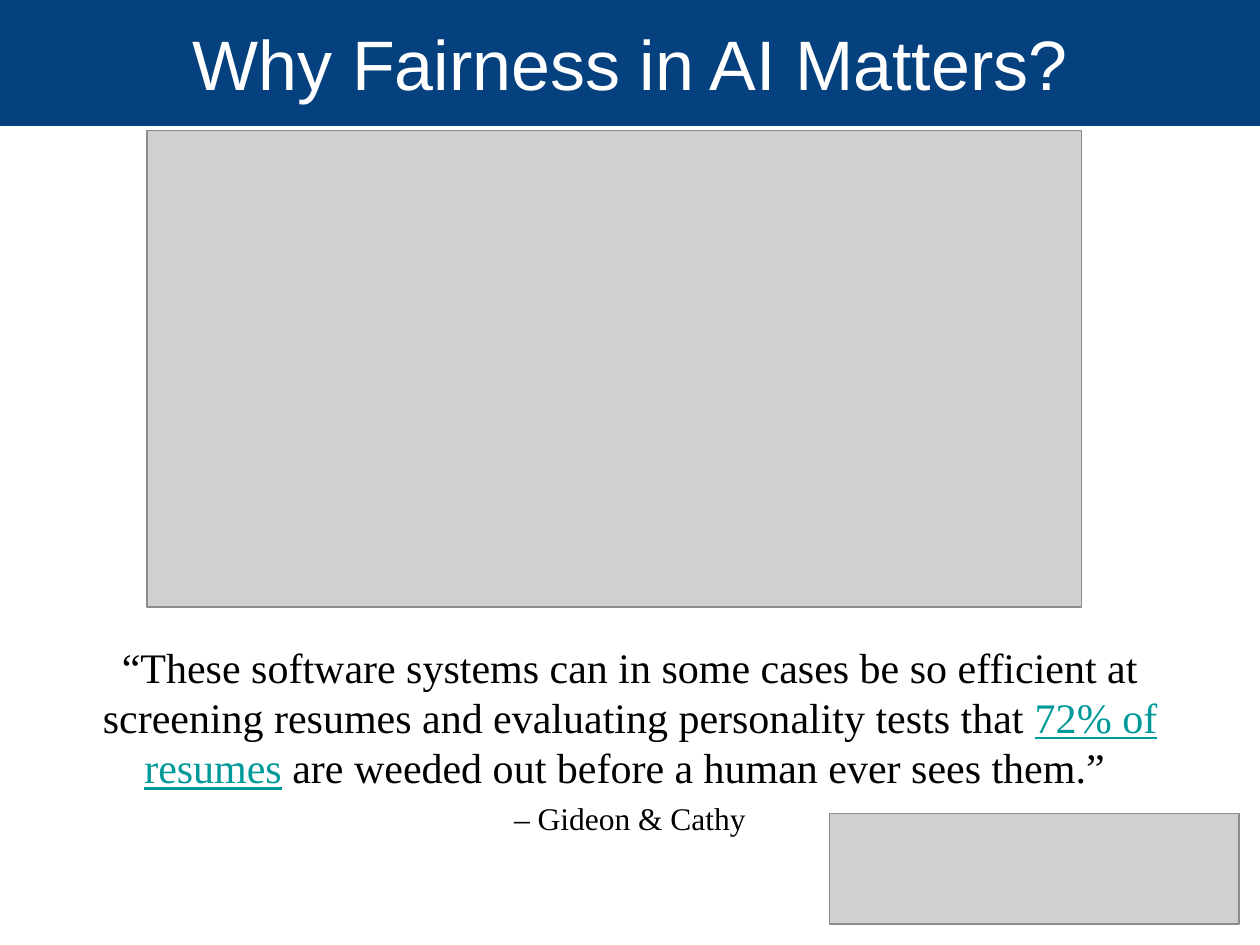
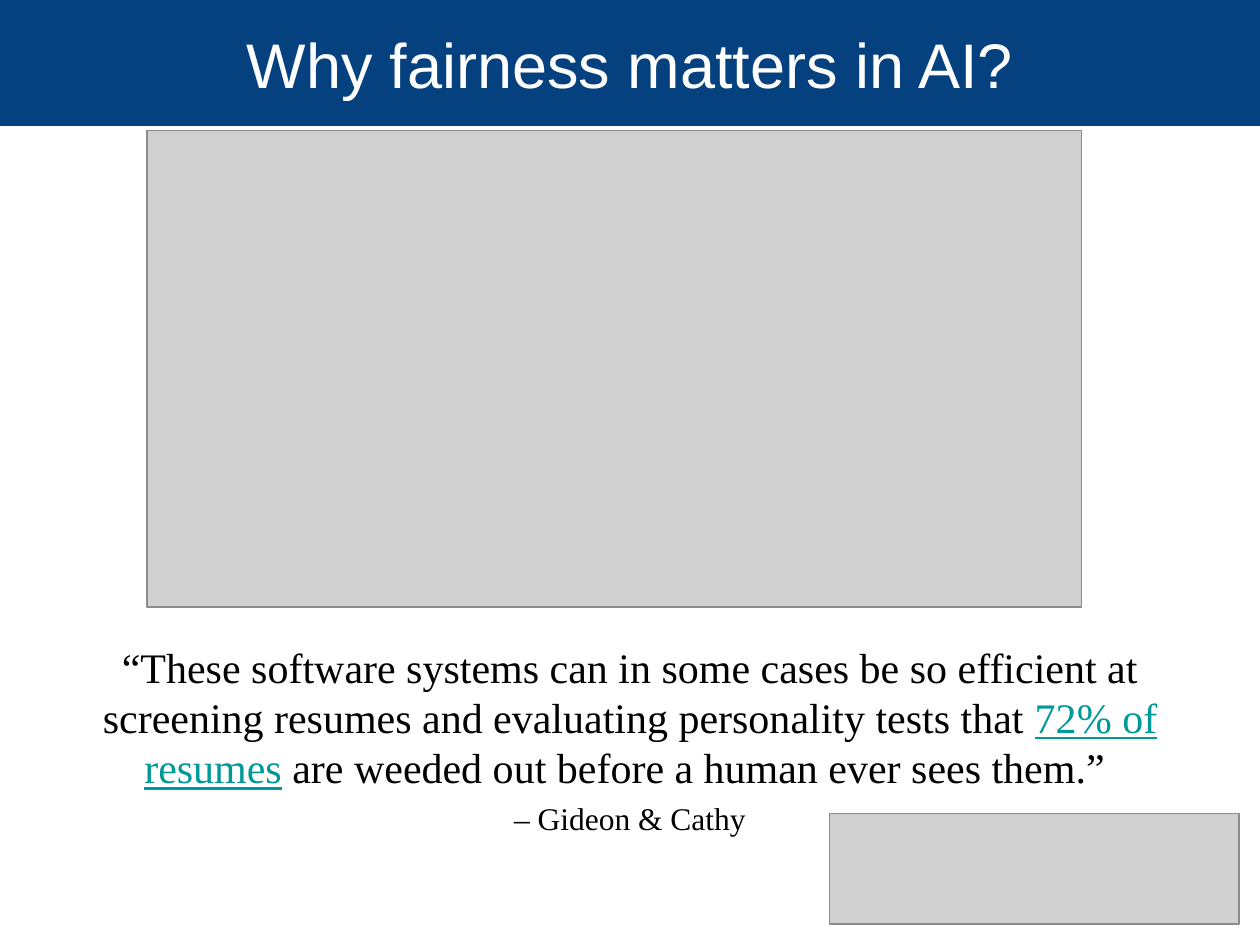
Before and after one commit to Makan-Ar/AI-Fairness-Data-Science, a slide deck: slide 2 of presentation/Makan Arastuie 2018-05-4 Fairness.pptx. Drawn at 1260x945 pixels with LibreOffice and Linux fonts; fonts in the diff are those of the drawing; grey boxes stand for pictures; background and template pictures are left out. Boxes give left, top, right and bottom in pixels: in the first picture for what was removed or moved away, otherwise in the second. Text is boxed around its words. In the diff, an @@ line names an element or a change of style, - is before the commit and + after.

```diff
--- a/presentation/Makan Arastuie 2018-05-4 Fairness.pptx
+++ b/presentation/Makan Arastuie 2018-05-4 Fairness.pptx
@@ title at (247,42,1012,99): text changed; size 40 to 36 pt @@
-Why Fairness in AI Matters?
+Why fairness matters in AI?
```
Also in this commit, not shown: 1 other slide changed, 26 slides added.
